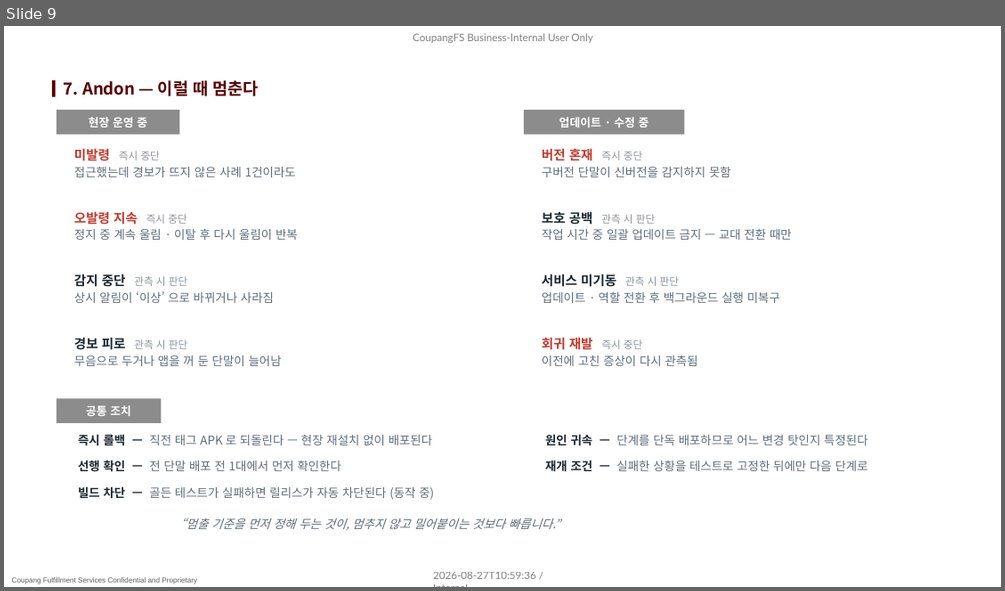
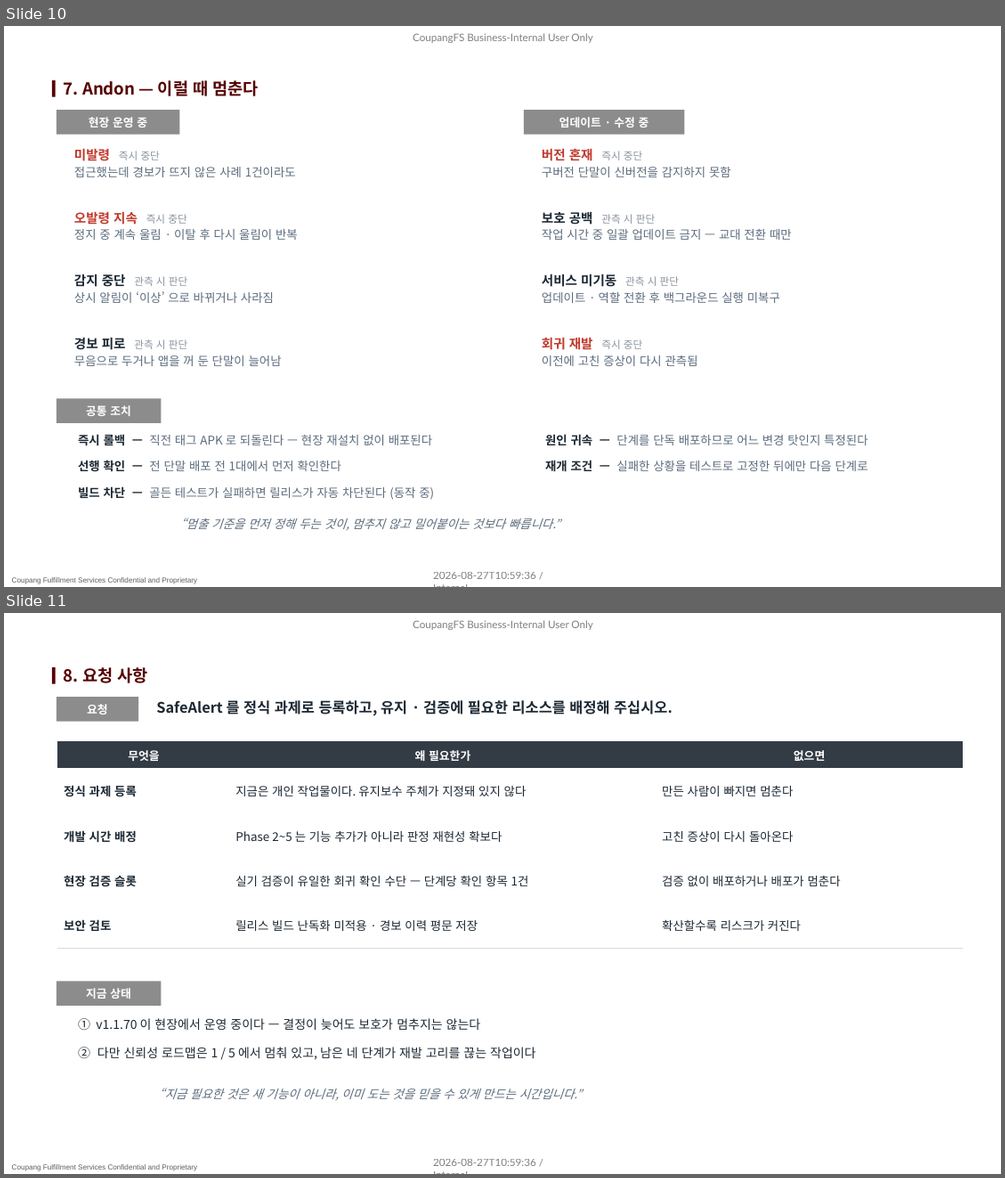
Before and after one commit to pslymzero-cyber/SafeAlert, a slide deck: docs/presentation/company_form/SafeAlert_보고_2026.08.pptx. Shown one above the other, each under a label of ours: slide 9 before the commit, slides 10 and 11 after it. The pictures are 1005x591 and 1005x1178 pixels, drawn with LibreOffice and Linux fonts; fonts in the diff are those of the drawing; background and template pictures are left out. Boxes give left, top, right and bottom in pixels: in the first picture for what was removed or moved away, otherwise in the second. Text is boxed around its words. In the diff, an @@ line names an element or a change of style, - is before the commit and + after.

```diff
--- a/docs/presentation/company_form/SafeAlert_보고_2026.08.pptx
+++ b/docs/presentation/company_form/SafeAlert_보고_2026.08.pptx
@@ slide 11 added at box(4, 613, 1001, 1174), background picture (left out); not listed: 5 template elements that a slide beside it also shows @@
@@ title added at box(64, 667, 148, 683), 16 pt, text #560000, bold @@
+8. 요청 사항
@@ rectangle added at box(57, 697, 138, 722), fill #8C8C8C, 11 pt, text #FFFFFF, bold @@
+요청
@@ text added at box(156, 698, 672, 718), 14 pt, text #1C2833, bold @@
+SafeAlert 를 정식 과제로 등록하고, 유지 · 검증에 필요한 리소스를 배정해 주십시오.
@@ table added at box(57, 742, 963, 948), 5 rows, 3 columns @@
+무엇을 | 왜 필요한가 | 없으면
+정식 과제 등록 | 지금은 개인 작업물이다. 유지보수 주체가 지정돼 있지 않다 | 만든 사람이 빠지면 멈춘다
+개발 시간 배정 | Phase 2~5 는 기능 추가가 아니라 판정 재현성 확보다 | 고친 증상이 다시 돌아온다
+현장 검증 슬롯 | 실기 검증이 유일한 회귀 확인 수단 — 단계당 확인 항목 1건 | 검증 없이 배포하거나 배포가 멈춘다
+보안 검토 | 릴리스 빌드 난독화 미적용 · 경보 이력 평문 저장 | 확산할수록 리스크가 커진다
@@ rectangle added at box(57, 981, 161, 1005), fill #8C8C8C, 11 pt, text #FFFFFF, bold @@
+지금 상태
@@ text added at box(78, 1018, 481, 1030), 12 pt, text #1C2833 @@
+① v1.1.70 이 현장에서 운영 중이다 — 결정이 늦어도 보호가 멈추지는 않는다
@@ text added at box(78, 1046, 535, 1060), 12 pt, text #1C2833 @@
+② 다만 신뢰성 로드맵은 1 / 5 에서 멈춰 있고, 남은 네 단계가 재발 고리를 끊는 작업이다
@@ text added at box(159, 1087, 582, 1100), 11.5 pt, text #5D6D7E, italic @@
+“지금 필요한 것은 새 기능이 아니라, 이미 도는 것을 믿을 수 있게 만드는 시간입니다.”
@@ page number added at box(931, 1151, 966, 1172), 10 pt, text #FFFFFF @@
+11
@@ what was slide 9 is now slide 10 @@
```
Also in this commit, not shown: 2 slides changed, 1 other slide added, 1 other file.
